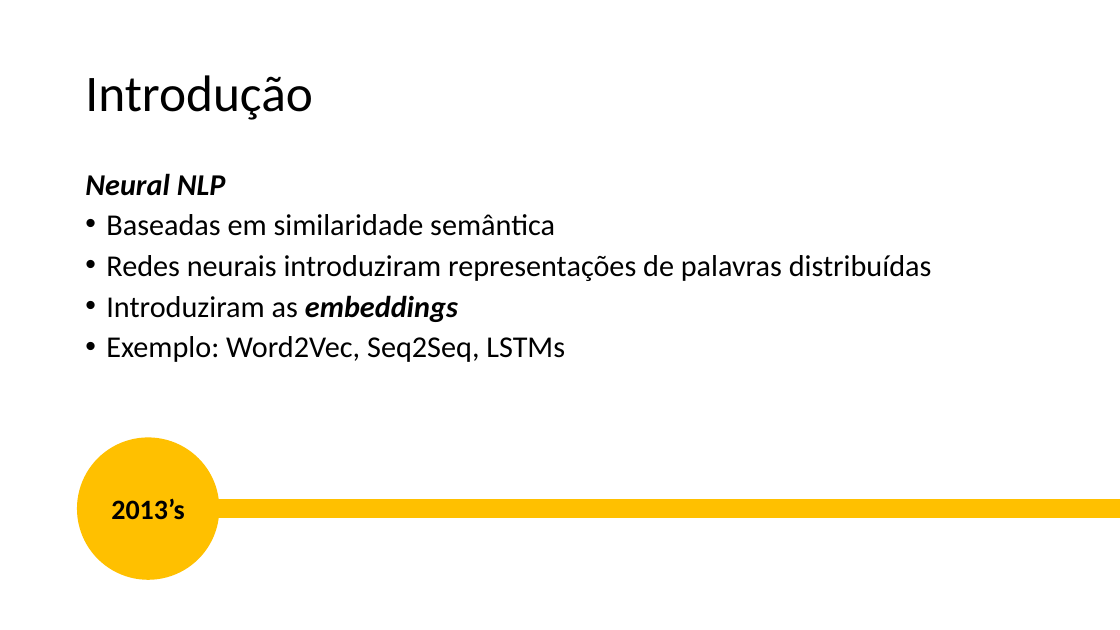
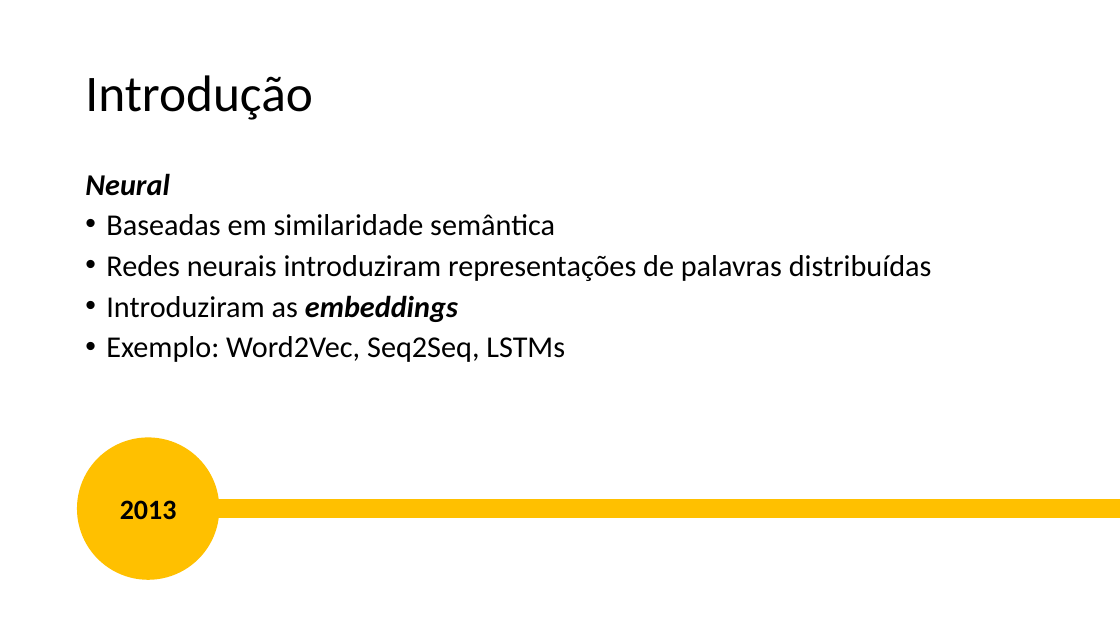
Before and after one commit to guerrato/guerrato_967_tp558, a slide deck: slide 10 of seminarios/ciclo 2/TP558_LoRA.pptx. Drawn at 1120x630 pixels with LibreOffice and Linux fonts; fonts in the diff are those of the drawing. Boxes give left, top, right and bottom in pixels: in the first picture for what was removed or moved away, otherwise in the second. Text is boxed around its words. In the diff, an @@ line names an element or a change of style, - is before the commit and + after.

```diff
--- a/seminarios/ciclo 2/TP558_LoRA.pptx
+++ b/seminarios/ciclo 2/TP558_LoRA.pptx
@@ text at (85, 173, 170, 196): text changed @@
-Neural NLP
+Neural
@@ text in ellipse at (120, 500, 177, 520): text changed @@
-2013’s
+2013
```
Also in this commit, not shown: 11 other slides changed, 8 slides added.
